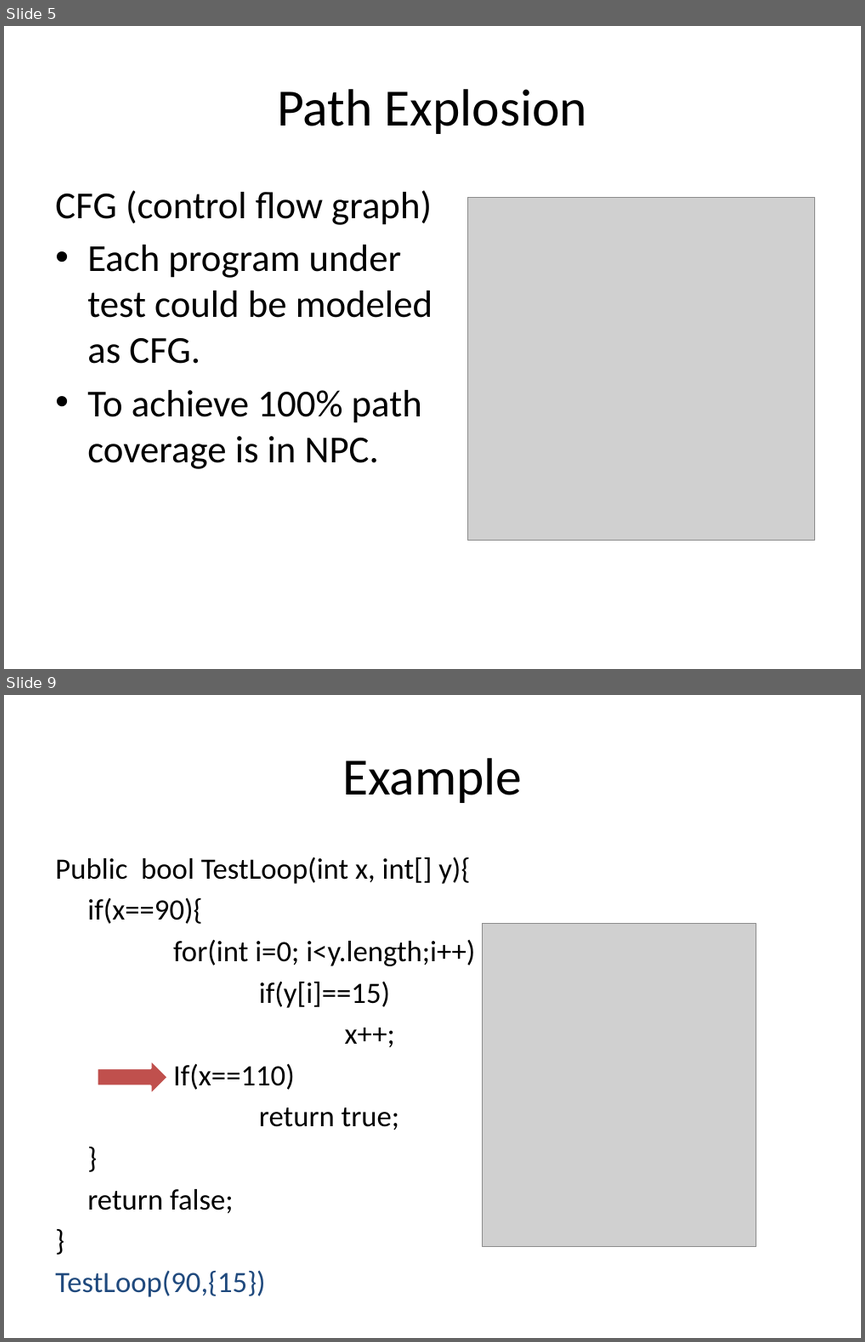
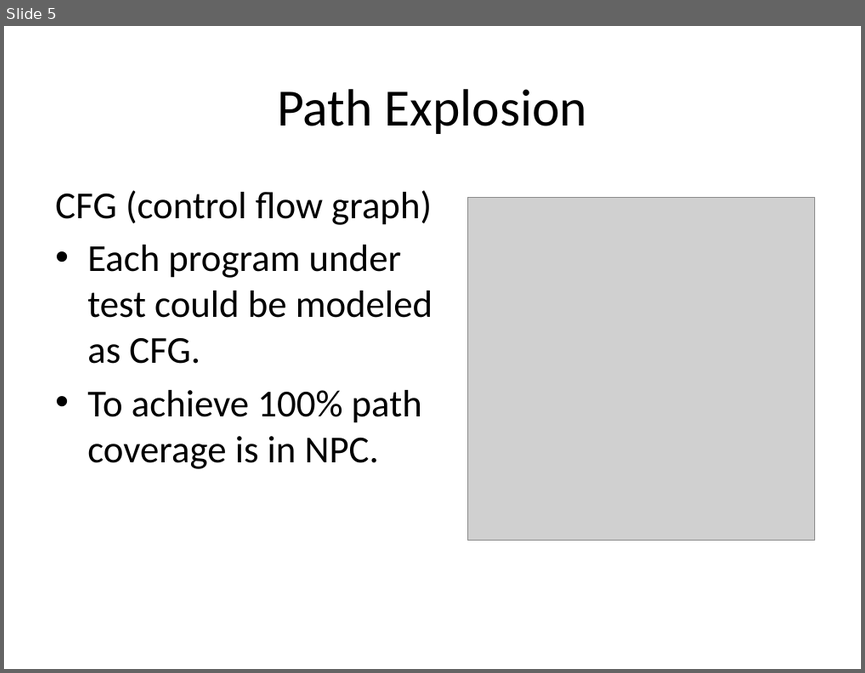
Before and after one commit to mentaman/cspat, a slide deck: Course/707 Theory of Computation/Fitness Guided Path Exploration in Automated Test Generation.pptx. Shown one above the other, each under a label of ours: slides 5 and 9 before the commit, slide 5 after it; the slides between them are not shown. The pictures are 865x1342 and 865x673 pixels, drawn with LibreOffice and Linux fonts; fonts in the diff are those of the drawing; grey boxes stand for pictures; background and template pictures are left out. Boxes give left, top, right and bottom in pixels: in the first picture for what was removed or moved away, otherwise in the second. Text is boxed around its words. In the diff, an @@ line names an element or a change of style, - is before the commit and + after.

```diff
--- a/Course/707 Theory of Computation/Fitness Guided Path Exploration in Automated Test Generation.pptx
+++ b/Course/707 Theory of Computation/Fitness Guided Path Exploration in Automated Test Generation.pptx
@@ slide 9 removed at box(4, 695, 861, 1338), background picture (left out) @@
@@ title removed at box(342, 758, 522, 803) @@
-Example
@@ text removed at box(55, 857, 475, 1213) @@
-Public bool TestLoop(int x, int[] y){
-if(x==90){
-for(int i=0; i<y.length;i++)
-if(y[i]==15)
-x++;
-If(x==110)
-return true;
-}
-return false;
-}
-TestLoop(90,{15})
@@ picture removed at box(482, 924, 755, 1247) @@
@@ right arrow removed at box(97, 1059, 168, 1095) @@
```
Also in this commit, not shown: 4 slides changed, 3 slides added, 4 other slides removed.
